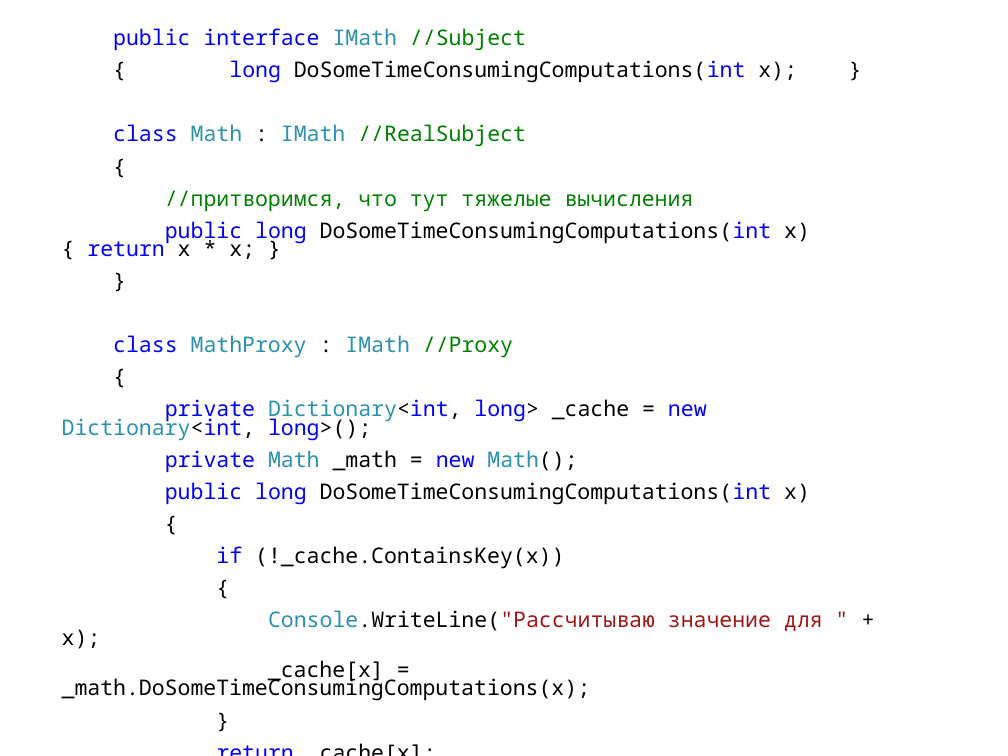
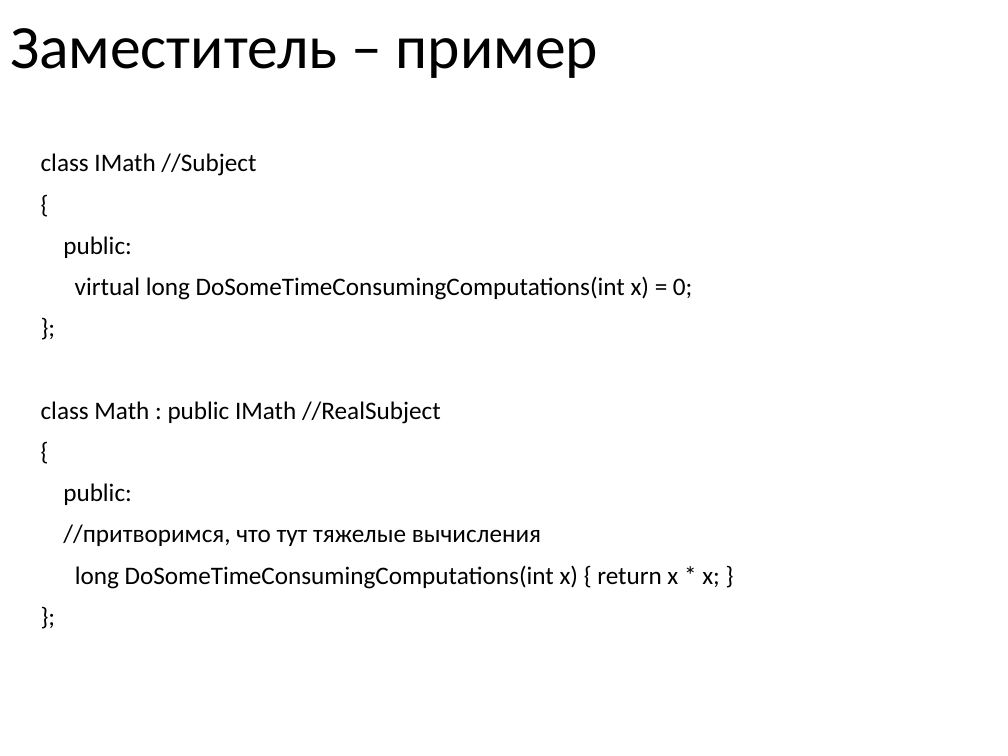
Before and after one commit to pelipas/OOP_2017, a slide deck: slide 62 of 2 семестр/04 Структурные шаблоны.pptx (slide 59 before the commit). Drawn at 1008x756 pixels with LibreOffice and Linux fonts; fonts in the diff are those of the drawing. Boxes give left, top, right and bottom in pixels: in the first picture for what was removed or moved away, otherwise in the second. Text is boxed around its words. In the diff, an @@ line names an element or a change of style, - is before the commit and + after.

```diff
--- a/2 семестр/04 Структурные шаблоны.pptx
+++ b/2 семестр/04 Структурные шаблоны.pptx
@@ title added at bbox=[10, 28, 598, 78], 44 pt, text #000000 @@
+Заместитель – пример
@@ text "class IMath //Subject": place and size @@
-text "class IMath //Subject" at bbox=[62, 28, 823, 701]
+text "class IMath //Subject" at bbox=[41, 153, 720, 589]
@@ text at bbox=[41, 153, 256, 176]: text changed; size 15.4 to 18 pt; font Noto Sans Mono to Calibri @@
-public interface IMath //Subject
-{ long DoSomeTimeConsumingComputations(int x); }
-class Math : IMath //RealSubject
+class IMath //Subject
@@ text at bbox=[41, 236, 692, 505]: paragraphs added @@
+public:
+virtual long DoSomeTimeConsumingComputations(int x) = 0;
+};
+class Math : public IMath //RealSubject
+{
+public:
@@ text at bbox=[63, 524, 541, 546]: size 15.4 to 18 pt, font Noto Sans Mono to Calibri in "{", "//притворимся, что тут тяжелые вычисления"; text colour #008000 to #000000 in "//притворимся, что тут тяжелые вычисления"; line spacing 0.7 to 0.9 @@
@@ text at bbox=[75, 565, 720, 589]: text changed; size 15.4 to 18 pt; font Noto Sans Mono to Calibri @@
-public long DoSomeTimeConsumingComputations(int x) { return x * x; }
-}
-class MathProxy : IMath //Proxy
-{
-private Dictionary<int, long> _cache = new Dictionary<int, long>();
-private Math _math = new Math();
-public long DoSomeTimeConsumingComputations(int x)
-{
-if (!_cache.ContainsKey(x))
-{
-Console.WriteLine("Рассчитываю значение для " + x);
-_cache[x] = _math.DoSomeTimeConsumingComputations(x);
-}
-return _cache[x];
-}
-}
+long DoSomeTimeConsumingComputations(int x) { return x * x; }
+};
```
Also in this commit, not shown: 10 other slides changed, 27 slides added, 20 slides removed, 8 other files.
